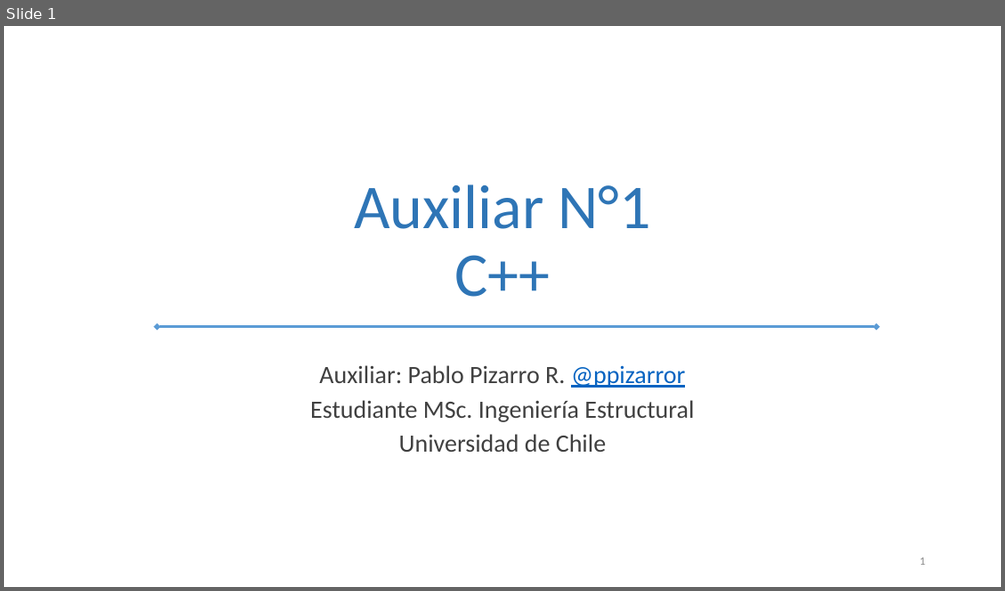
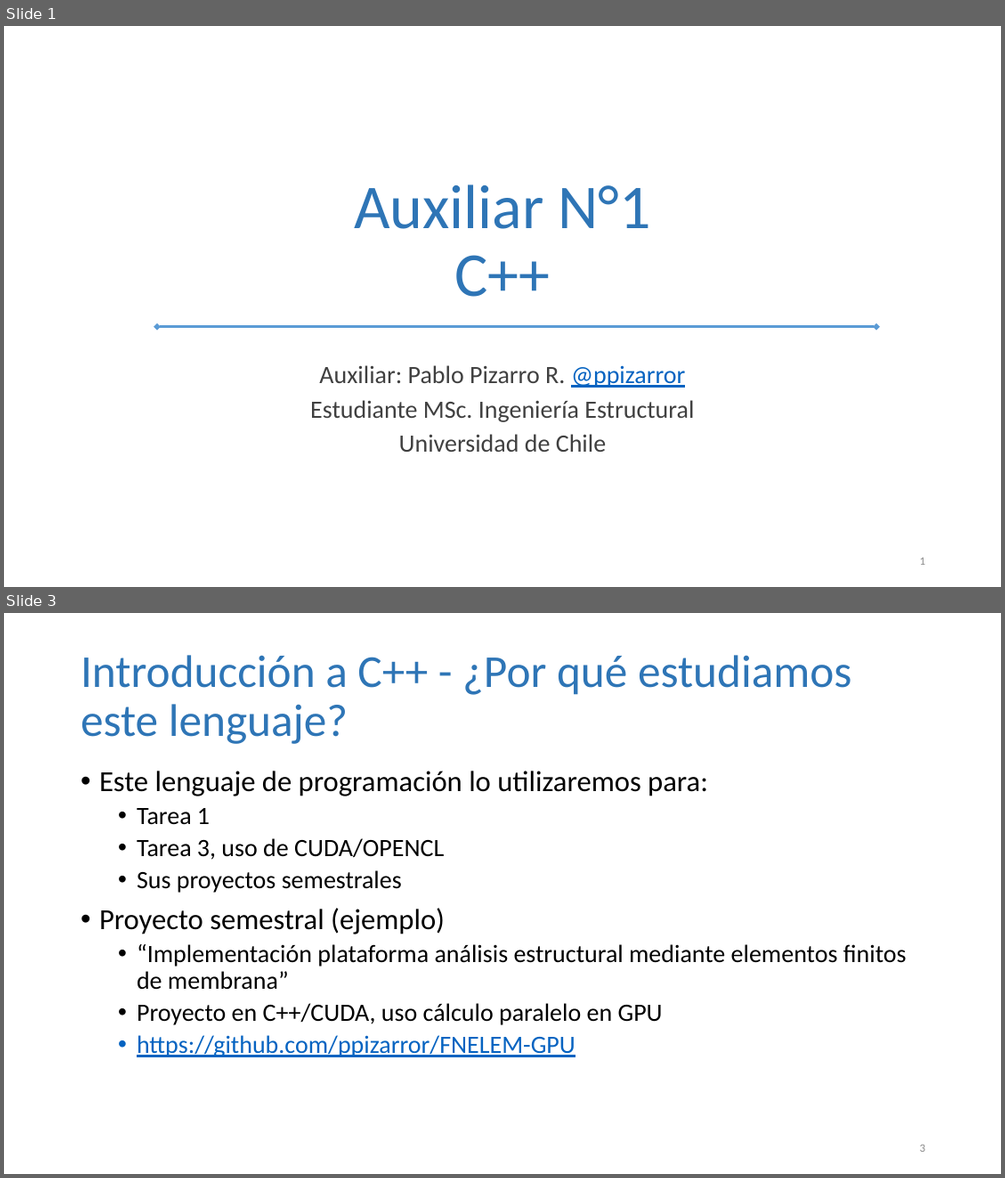
Before and after one commit to ppizarror/aux-cc7515-gpu, a slide deck: aux1/auxiliar 01.pptx. Shown one above the other, each under a label of ours: slide 1 before the commit, slides 1 and 3 after it; the slides between them are not shown. The pictures are 1005x591 and 1005x1178 pixels, drawn with LibreOffice and Linux fonts; fonts in the diff are those of the drawing. Boxes give left, top, right and bottom in pixels: in the first picture for what was removed or moved away, otherwise in the second. Text is boxed around its words. In the diff, an @@ line names an element or a change of style, - is before the commit and + after.

Commit message:
Agrega introducción

```diff
--- a/aux1/auxiliar 01.pptx
+++ b/aux1/auxiliar 01.pptx
@@ slide 3 added at [4, 613, 1001, 1174], background #FFFFFF @@
@@ title added at [81, 655, 852, 744], 44 pt, text #2E75B6 @@
+Introducción a C++ - ¿Por qué estudiamos este lenguaje?
@@ text added at [99, 771, 906, 1057], 24 pt, text #000000 @@
+• Este lenguaje de programación lo utilizaremos para:
+  • Tarea 1
+  • Tarea 3, uso de CUDA/OPENCL
+  • Sus proyectos semestrales
+• Proyecto semestral (ejemplo)
+  • “Implementación plataforma análisis estructural mediante elementos finitos de membrana”
+  • Proyecto en C++/CUDA, uso cálculo paralelo en GPU
+  • https://github.com/ppizarror/FNELEM-GPU
@@ page number added at [920, 1144, 925, 1151], 11 pt, text #8C8C8C @@
+3
```
Also in this commit, not shown: 1 slide changed, 3 other slides added.
